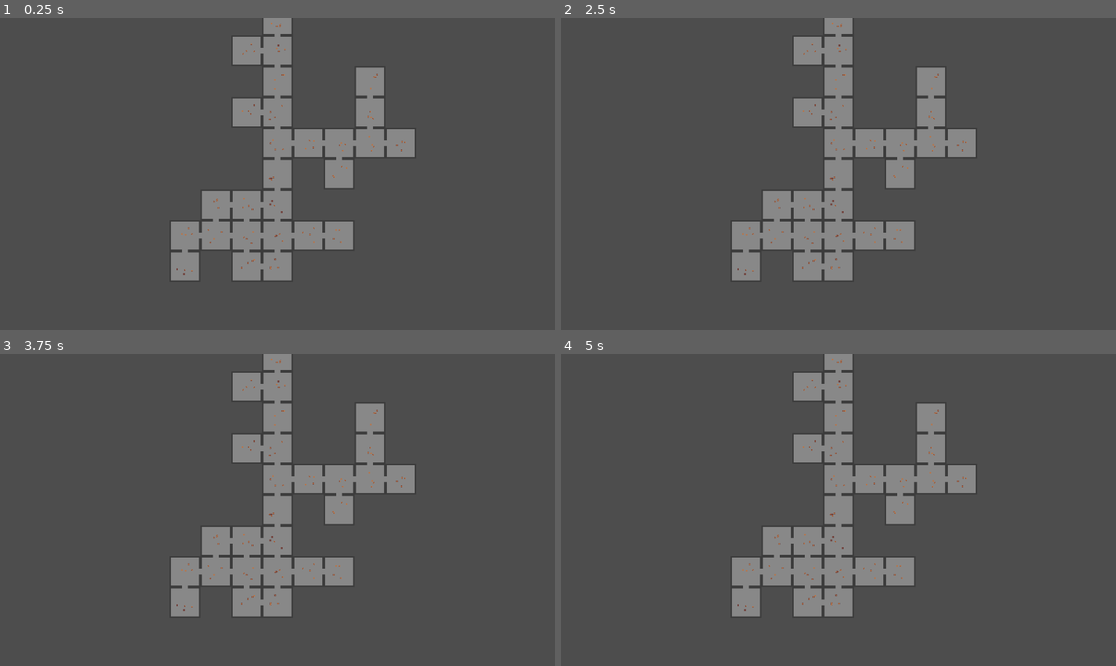
Above: before the commit, frames 1-4 (two rows, left to right).
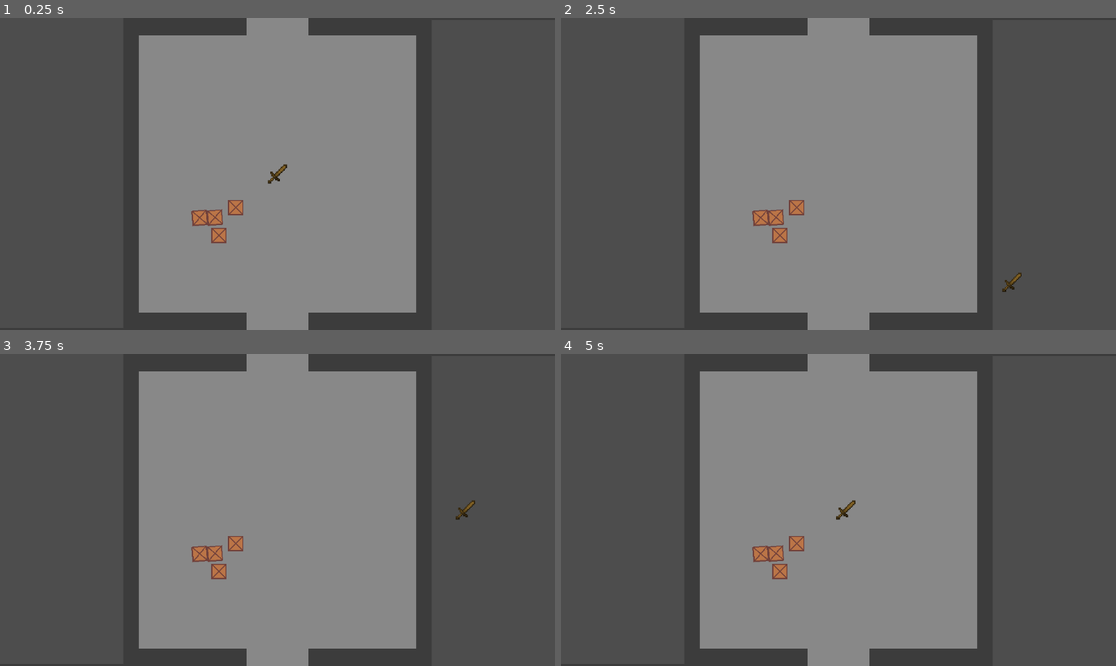
Above: after the commit, the same moments.

Repository: DeanBolte/pjam16
Game: Godot game, scene res://scenes/deans_garden.tscn
Two runs of this game, one before a commit and one after it. Both use one fixed random seed, a clock stepped at 60 frames per second and the inputs below.
Inputs (mouse positions are in pixels of both pictures, inside the frame that each line leads up to):
- Up to frame 1 (0.25 s): no input
- Up to frame 2 (2.5 s): tap Enter at 0.5 s; move the mouse to (960, 158) at 0.52 s; press the mouse at (960, 158) at 0.53 s; hold Right (ui_right) 0.53-1.28 s; move the mouse to (727, 189) at 1.27 s; release the mouse at (727, 189) at 1.28 s; hold Down (ui_down) 1.28-2.03 s; click (727, 189) at 1.35 s; move the mouse to (894, 105) at 2.02 s; press the mouse at (894, 105) at 2.03 s; hold Right (ui_right) from 2.03 s (still down)
- Up to frame 3 (3.75 s): move the mouse to (249, 572) at 2.77 s; release Right (ui_right) at 2.78 s; release the mouse at (249, 572) at 2.78 s; hold Up (ui_up) 2.78-3.53 s; click (249, 572) at 2.85 s; move the mouse to (444, 556) at 3.52 s; press the mouse at (444, 556) at 3.53 s; hold Left (ui_left) from 3.53 s (still down)
- Up to frame 4 (5 s): keep holding Left (ui_left); move the mouse to (672, 463) at 4.27 s; release the mouse at (672, 463) at 4.28 s; click (672, 463) at 4.35 s

The runs differ from the first frame. In frame 1, 34% of the frame differs, in the area x 25-75%, y 0-100%; in frame 2, 34%; in frame 3, 34%; in frame 4, 34%.

Commit message:
basic room tranisitions

Diff:
--- /dev/null
+++ b/Singletons/signals.gd
@@ -0,0 +1,3 @@
+extends Node2D
+
+signal player_entered_room(new_position: Vector2)
--- /dev/null
+++ b/Singletons/signals.tscn
@@ -0,0 +1,6 @@
+[gd_scene load_steps=2 format=3 uid="uid://clmuc8ois256r"]
+
+[ext_resource type="Script" path="res://Singletons/signals.gd" id="1_geu6t"]
+
+[node name="Signals" type="Node2D"]
+script = ExtResource("1_geu6t")
--- /dev/null
+++ b/levelgen/room/player_detection_zone.gd
@@ -0,0 +1,4 @@
+extends Area2D
+
+func _on_body_entered(body: Node2D) -> void:
+	Signals.player_entered_room.emit(global_position)
--- a/levelgen/room/room.tscn
+++ b/levelgen/room/room.tscn
@@ -1,8 +1,9 @@
-[gd_scene load_steps=7 format=4 uid="uid://k6ra4mvps7no"]
+[gd_scene load_steps=8 format=4 uid="uid://k6ra4mvps7no"]
 
 [ext_resource type="Script" path="res://levelgen/room/room.gd" id="1_6jt68"]
 [ext_resource type="Texture2D" uid="uid://bdbs8w6bbuq0r" path="res://assets/BasicSprites/backgroundtile.png" id="1_pcs8o"]
 [ext_resource type="Texture2D" uid="uid://qto7j3m6hfee" path="res://assets/BasicSprites/forewall.png" id="2_s1825"]
+[ext_resource type="Script" path="res://levelgen/room/player_detection_zone.gd" id="4_pgt05"]
 
 [sub_resource type="TileSetAtlasSource" id="TileSetAtlasSource_hs7wj"]
 texture = ExtResource("2_s1825")
@@ -56,7 +57,12 @@
 enabled = false
 tile_set = SubResource("TileSet_bhh6t")
 
-[node name="Area2D" type="Area2D" parent="."]
+[node name="PlayerDetectionZone" type="Area2D" parent="."]
+collision_layer = 0
+collision_mask = 2
+script = ExtResource("4_pgt05")
 
-[node name="PlayerDetectionZone" type="CollisionShape2D" parent="Area2D"]
+[node name="Collision2D" type="CollisionShape2D" parent="PlayerDetectionZone"]
 shape = SubResource("RectangleShape2D_43tfm")
+
+[connection signal="body_entered" from="PlayerDetectionZone" to="PlayerDetectionZone" method="_on_body_entered"]
--- a/project.godot
+++ b/project.godot
@@ -15,9 +15,9 @@
 config/features=PackedStringArray("4.3", "Forward Plus")
 config/icon="res://icon.svg"
 
-[layer_names]
+[autoload]
 
-2d_physics/layer_1="World"
+Signals="*res://Singletons/signals.tscn"
 
 [input]
 
@@ -26,3 +26,8 @@
 "events": [Object(InputEventMouseButton,"resource_local_to_scene":false,"resource_name":"","device":-1,"window_id":0,"a …(253 unchanged characters)…
 ]
 }
+
+[layer_names]
+
+2d_physics/layer_1="World"
+2d_physics/layer_2="Player"
--- a/room_camera/room_camera.gd
+++ b/room_camera/room_camera.gd
@@ -1 +1,7 @@
 extends Camera2D
+
+func _ready() -> void:
+	Signals.player_entered_room.connect(_move_camera_to_player)
+
+func _move_camera_to_player(new_position: Vector2):
+	global_position = new_position
--- a/scenes/deans_garden.tscn
+++ b/scenes/deans_garden.tscn
@@ -1,13 +1,28 @@
-[gd_scene load_steps=4 format=3 uid="uid://dn1b258vpo4kg"]
+[gd_scene load_steps=6 format=3 uid="uid://dn1b258vpo4kg"]
 
 [ext_resource type="PackedScene" uid="uid://d1wjc1scifet6" path="res://levelgen/level_generator.tscn" id="1_dwhmm"]
 [ext_resource type="PackedScene" uid="uid://p847824ux4ub" path="res://room_camera/room_camera.tscn" id="2_iqi8r"]
-[ext_resource type="PackedScene" uid="uid://k6ra4mvps7no" path="res://levelgen/room/room.tscn" id="3_tfnt4"]
+[ext_resource type="Script" path="res://scenes/temp_player.gd" id="4_2uudr"]
+[ext_resource type="Texture2D" uid="uid://dfvtyrddd1sxe" path="res://assets/Development/basic_sword.png" id="4_k5djn"]
+
+[sub_resource type="RectangleShape2D" id="RectangleShape2D_wfeaq"]
 
 [node name="DeansGarden" type="Node2D"]
+
+[node name="TempPlayer" type="CharacterBody2D" parent="."]
+z_index = 100
+collision_layer = 2
+script = ExtResource("4_2uudr")
+
+[node name="CollisionShape2D" type="CollisionShape2D" parent="TempPlayer"]
+shape = SubResource("RectangleShape2D_wfeaq")
+
+[node name="Sprite2D" type="Sprite2D" parent="TempPlayer"]
+texture_filter = 1
+scale = Vector2(0.25, 0.25)
+texture = ExtResource("4_k5djn")
 
 [node name="LevelGenerator" parent="." instance=ExtResource("1_dwhmm")]
 
 [node name="RoomCamera" parent="." instance=ExtResource("2_iqi8r")]
-
-[node name="Room" parent="." instance=ExtResource("3_tfnt4")]
+zoom = Vector2(1, 1)
--- /dev/null
+++ b/scenes/temp_player.gd
@@ -0,0 +1,21 @@
+extends CharacterBody2D
+
+
+const SPEED = 300.0
+const JUMP_VELOCITY = -400.0
+
+
+func _physics_process(delta: float) -> void:
+
+	# Get the input direction and handle the movement/deceleration.
+	# As good practice, you should replace UI actions with custom gameplay actions.
+	var vdirection := Input.get_axis("ui_up", "ui_down")
+	var hdirection := Input.get_axis("ui_left", "ui_right")
+	if hdirection or vdirection:
+		velocity.x = hdirection * SPEED
+		velocity.y = vdirection * SPEED
+	else:
+		velocity.x = move_toward(velocity.x, 0, SPEED)
+		velocity.y = move_toward(velocity.y, 0, SPEED)
+
+	move_and_slide()
